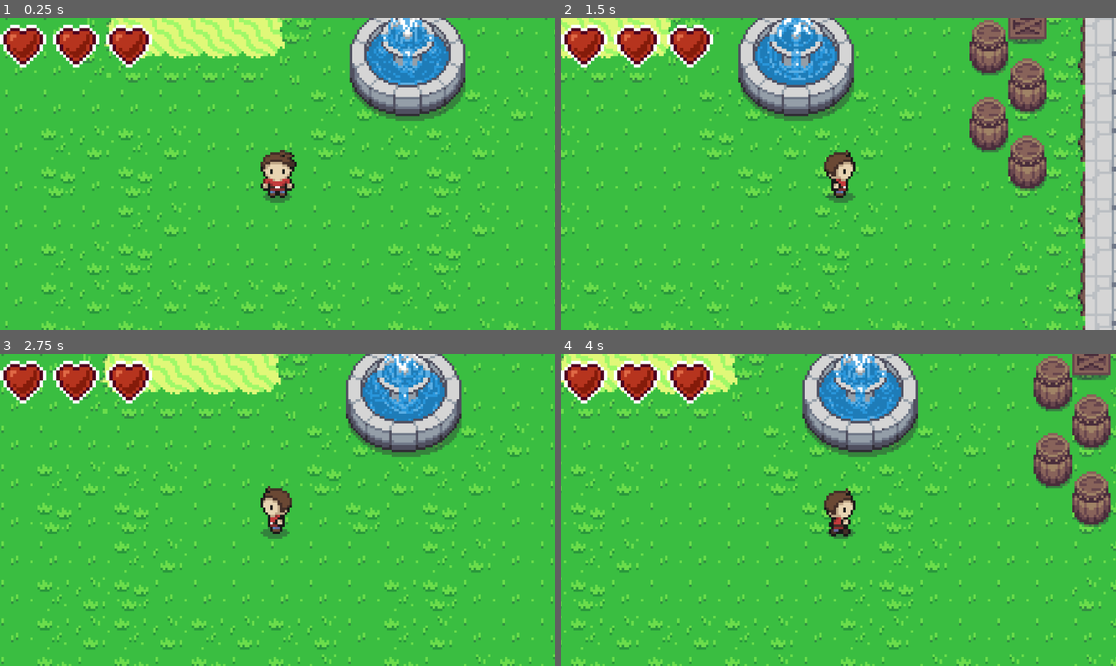
Above: before the commit, frames 1-4 (two rows, left to right).
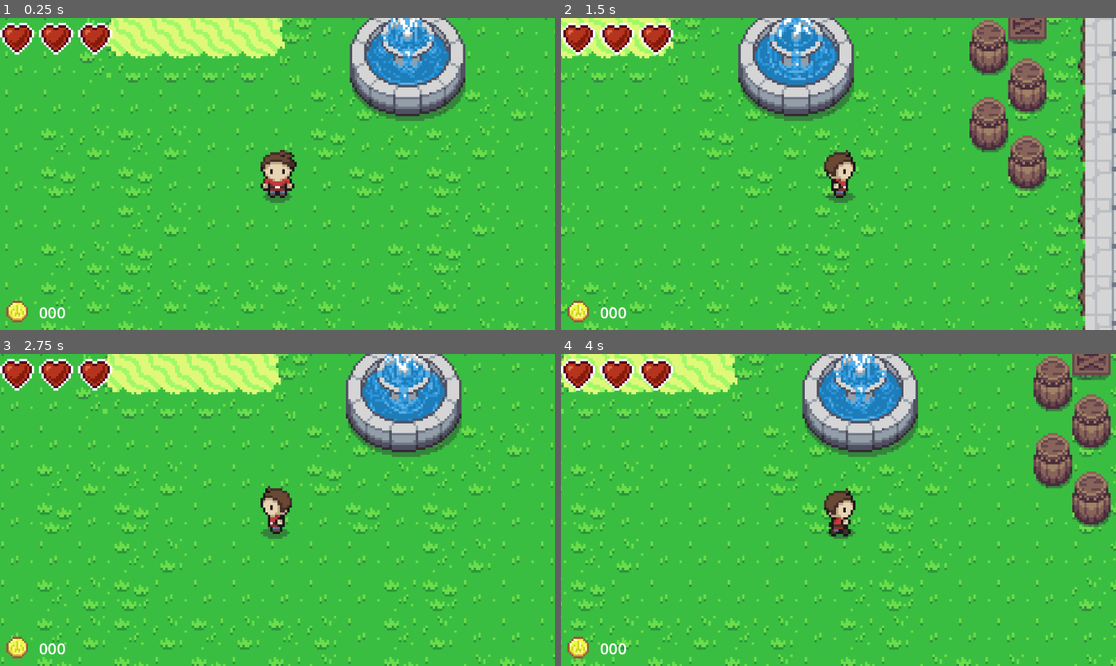
Above: after the commit, the same moments.

Repository: danielathome19/Game-Design-I
Game: Godot game, scene res://td_world_1.tscn
Same seed, same stepped clock (60 frames per second), same inputs: the game is played once before the commit and once after it. The project has no main scene, so this scene is started directly.
Inputs (mouse positions are in pixels of both pictures, inside the frame that each line leads up to):
- Up to frame 1 (0.25 s): no input
- Up to frame 2 (1.5 s): tap Enter (ui_accept) at 0.5, 0.77 s; move the mouse to (960, 158) at 0.52 s; hold Right (ui_right) 0.53-1.25 s; click (960, 158) at 0.67 s; drag from (727, 189) to (810, 236) at 1.27 s
- Up to frame 3 (2.75 s): move the mouse to (333, 441) at 2.02 s; hold Left (ui_left) from 2.03 s (still down)
- Up to frame 4 (4 s): release Left (ui_left) at 2.75 s; drag from (810, 572) to (672, 463) at 2.77 s; move the mouse to (1005, 556) at 3.52 s; hold Right (ui_right) from 3.53 s (still down); tap Enter (ui_accept) at 3.77 s

The runs differ from the first frame. In frame 1, 3.0% of the frame differs, in the area x 0-28%, y 1-98%; in frame 2, 3.0%; in frame 3, 3.0%; in frame 4, 3.0%.

Commit message:
Update 3/15

Diff:
--- a/player_hud.gd
+++ b/player_hud.gd
@@ -25,6 +25,7 @@
 	draw_hearts()
 
 func _process(delta):
+	$Money/Coins.text = "%03d" % player.data.money
 	var p_health = player.data.health
 	var full_hearts = floor(p_health / 20)
 	var remainder = int(p_health) % 20
--- a/player_hud.tscn
+++ b/player_hud.tscn
@@ -1,7 +1,10 @@
-[gd_scene load_steps=3 format=3 uid="uid://cavgr5p8pxeyb"]
+[gd_scene load_steps=4 format=3 uid="uid://cavgr5p8pxeyb"]
 
 [ext_resource type="Texture2D" uid="uid://c0gm10pn3ktxm" path="res://assets/sprites/zelda_like/objects.png" id="1_i53f2"]
 [ext_resource type="Script" path="res://player_hud.gd" id="1_rcndm"]
+
+[sub_resource type="LabelSettings" id="LabelSettings_e61ua"]
+font_size = 32
 
 [node name="PlayerHUD" type="CanvasLayer" groups=["HUD"]]
 script = ExtResource("1_rcndm")
@@ -13,9 +16,33 @@
 offset_bottom = 158.0
 
 [node name="Hearts" type="Sprite2D" parent="PlayerHealth"]
-position = Vector2(55, 55)
-scale = Vector2(6.875, 6.875)
+position = Vector2(40.5, 40.5)
+scale = Vector2(5.0625, 5.0625)
 texture = ExtResource("1_i53f2")
 hframes = 33
 vframes = 20
 frame = 8
+
+[node name="Money" type="Control" parent="."]
+layout_mode = 3
+anchors_preset = 0
+offset_top = 550.0
+offset_right = 423.0
+offset_bottom = 649.0
+
+[node name="Icon" type="Sprite2D" parent="Money"]
+position = Vector2(38, 62)
+scale = Vector2(4.09375, 4.09375)
+texture = ExtResource("1_i53f2")
+hframes = 33
+vframes = 20
+frame = 132
+
+[node name="Coins" type="Label" parent="Money"]
+layout_mode = 0
+offset_left = 81.0
+offset_top = 39.0
+offset_right = 278.0
+offset_bottom = 93.0
+text = "000"
+label_settings = SubResource("LabelSettings_e61ua")
--- a/project.godot
+++ b/project.godot
@@ -14,6 +14,10 @@
 config/features=PackedStringArray("4.1", "GL Compatibility")
 config/icon="res://icon.svg"
 
+[debug]
+
+gdscript/warnings/integer_division=0
+
 [rendering]
 
 textures/canvas_textures/default_texture_filter=0
